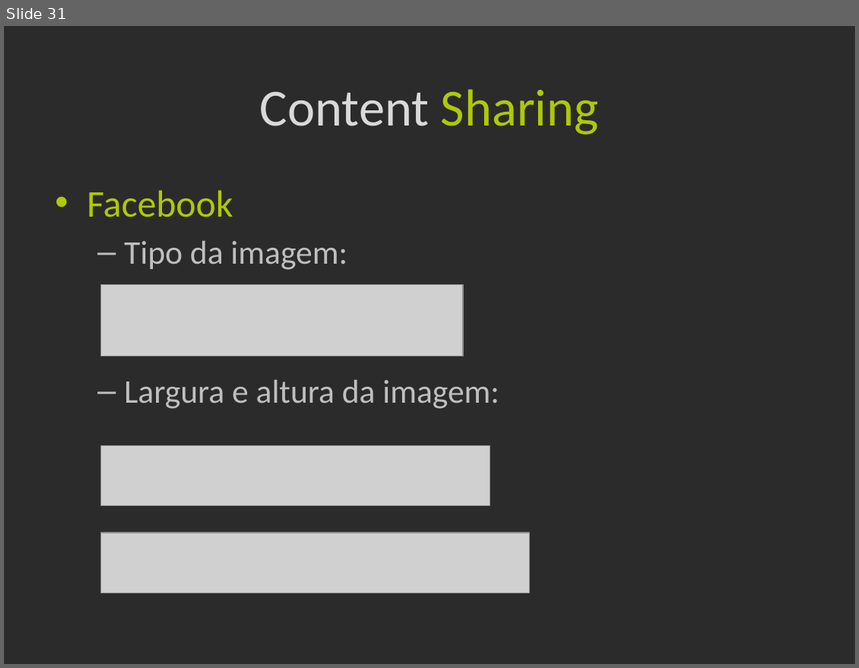
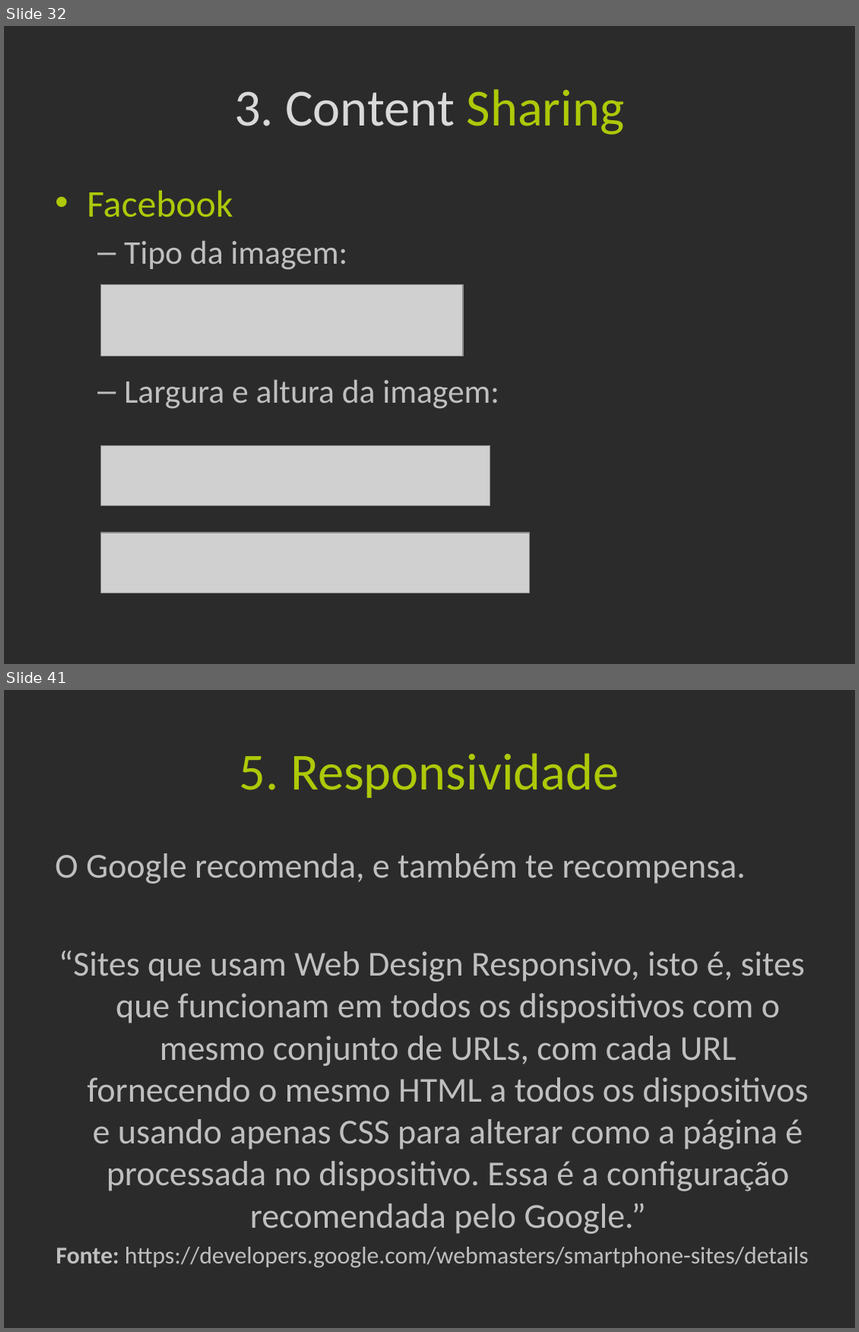
Before and after one commit to Frossard/HTML5-na-pratica, a slide deck: _Presentation/apresentacao.pptx. Shown one above the other, each under a label of ours: slide 31 before the commit, slides 32 and 41 after it; the slides between them are not shown. The pictures are 859x668 and 859x1332 pixels, drawn with LibreOffice and Linux fonts; fonts in the diff are those of the drawing; grey boxes stand for pictures; background and template pictures are left out; a plain dark background stands for a picture behind light text. Boxes give left, top, right and bottom in pixels: in the first picture for what was removed or moved away, otherwise in the second. Text is boxed around its words. In the diff, an @@ line names an element or a change of style, - is before the commit and + after.

```diff
--- a/_Presentation/apresentacao.pptx
+++ b/_Presentation/apresentacao.pptx
@@ slide 41 added at (4, 690, 855, 1328), background picture (left out) @@
@@ title added at (240, 753, 619, 798), 44 pt, text #AEC908 @@
+5. Responsividade
@@ text added at (55, 853, 809, 1268), 29.6 pt, text #BFBFBF @@
+O Google recomenda, e também te recompensa.
+“Sites que usam Web Design Responsivo, isto é, sites que funcionam em todos os dispositivos com o mesmo conjunto de URLs, com cada URL fornecendo o mesmo HTML a todos os dispositivos e usando apenas CSS para alterar como a página é processada no dispositivo. Essa é a configuração recomendada pelo Google.”
+Fonte: https://developers.google.com/webmasters/smartphone-sites/details
@@ what was slide 31 is now slide 32 @@
@@ slide 32 changed as well @@
@@ title at (234, 89, 625, 135): text changed @@
-Content Sharing
+3. Content Sharing
```
Also in this commit, not shown: 7 other slides changed, 18 other slides added, 3 slides removed.
